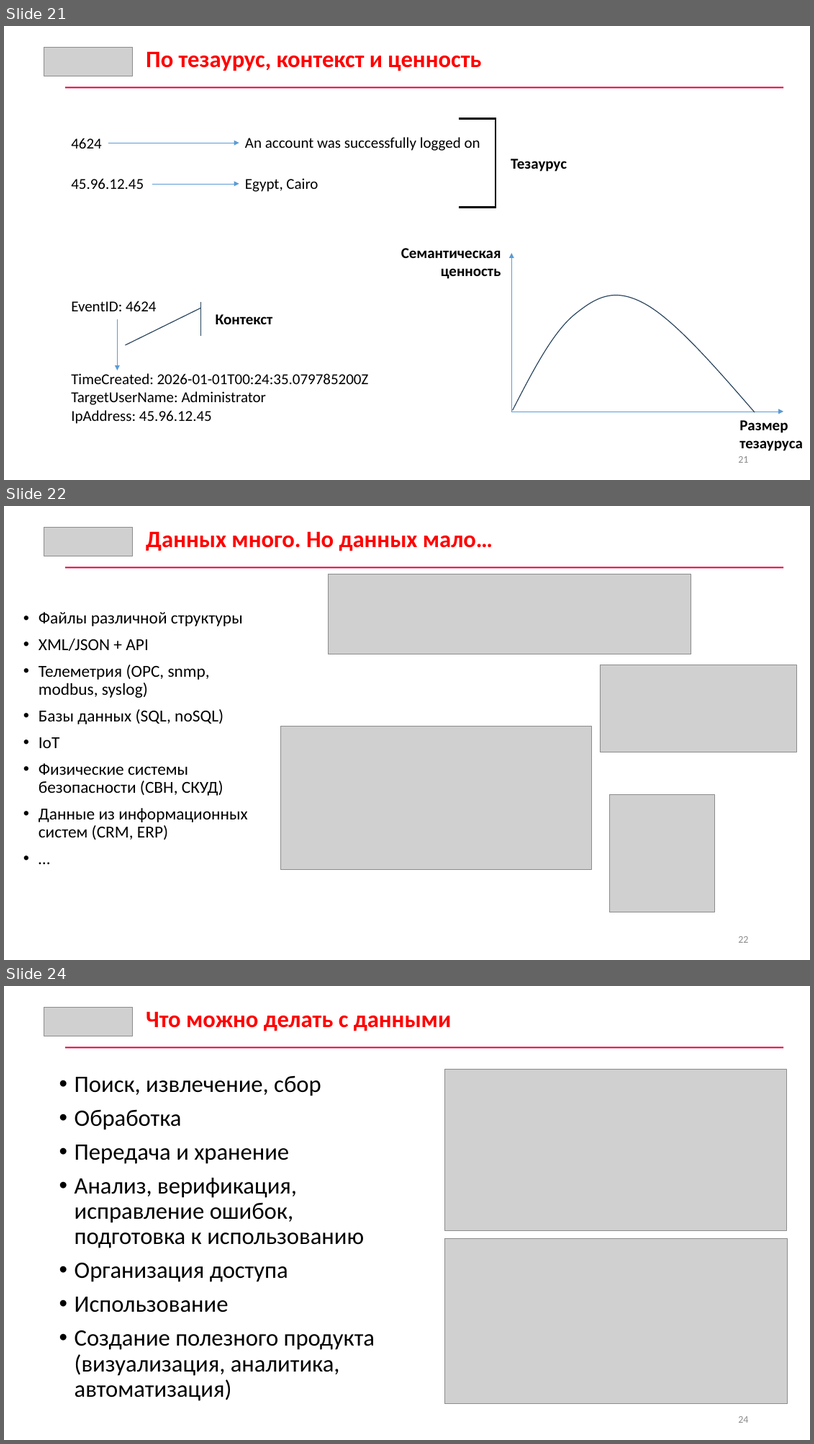
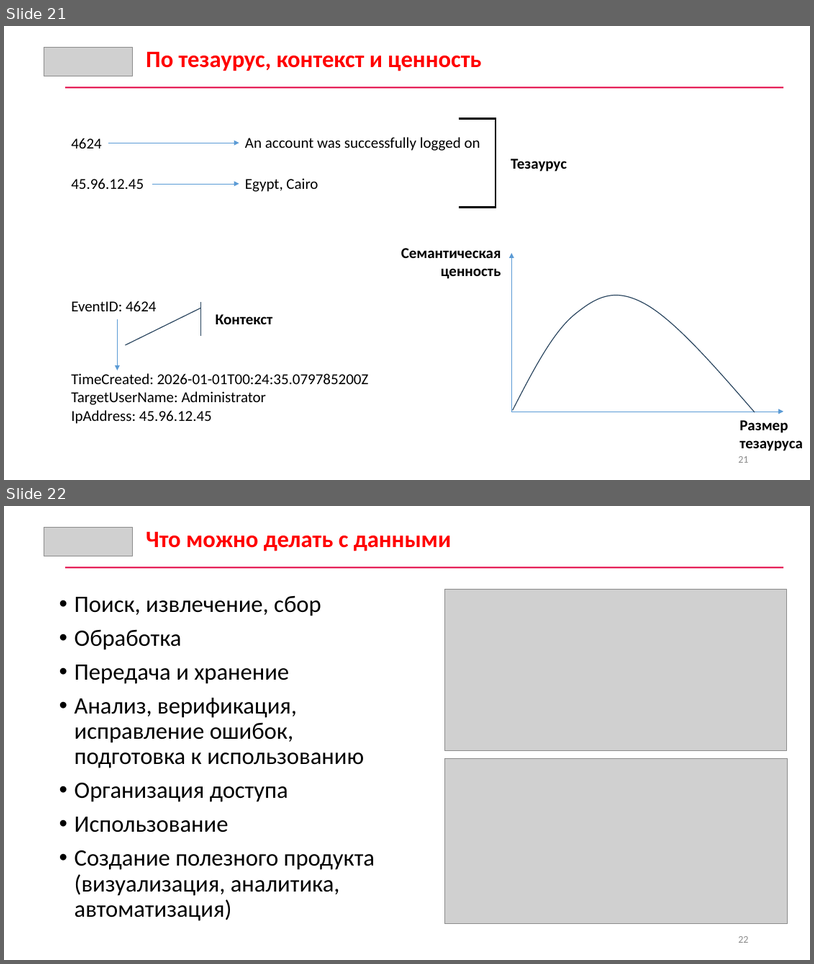
Before and after one commit to nick1982ad/CS_Data_analysis, a slide deck: Лекции/01. Введение. Основы аналитики данных.pptx. Shown one above the other, each under a label of ours: slides 21, 22 and 24 before the commit, slides 21 and 22 after it; the slides between them are not shown. The pictures are 814x1444 and 814x964 pixels, drawn with LibreOffice and Linux fonts; fonts in the diff are those of the drawing; grey boxes stand for pictures. Boxes give left, top, right and bottom in pixels: in the first picture for what was removed or moved away, otherwise in the second. Text is boxed around its words. In the diff, an @@ line names an element or a change of style, - is before the commit and + after.

```diff
--- a/Лекции/01. Введение. Основы аналитики данных.pptx
+++ b/Лекции/01. Введение. Основы аналитики данных.pptx
@@ slide 22 removed at [4, 506, 810, 960], background #FFFFFF @@
@@ picture removed at [44, 527, 133, 556] @@
@@ text removed at [146, 531, 493, 551] @@
-Данных много. Но данных мало…
@@ rectangle removed at [65, 567, 784, 569] @@
@@ picture removed at [328, 574, 691, 654] @@
@@ text removed at [39, 612, 247, 839] @@
-• Файлы различной структуры
-• XML/JSON + API
-• Телеметрия (OPC, snmp, modbus, syslog)
-• Базы данных (SQL, noSQL)
-• IoT
-• Физические системы безопасности (СВН, СКУД)
-• Данные из информационных систем (CRM, ERP)
-• …
@@ picture removed at [600, 664, 797, 752] @@
@@ picture removed at [281, 726, 592, 870] @@
@@ picture removed at [610, 794, 715, 912] @@
@@ page number removed at [738, 936, 748, 942] @@
-22
@@ what was slide 24 is now slide 22 @@
@@ page number at [738, 936, 748, 942]: text changed @@
-24
+22
```
Also in this commit, not shown: 1 slide changed, 3 other slides removed.
